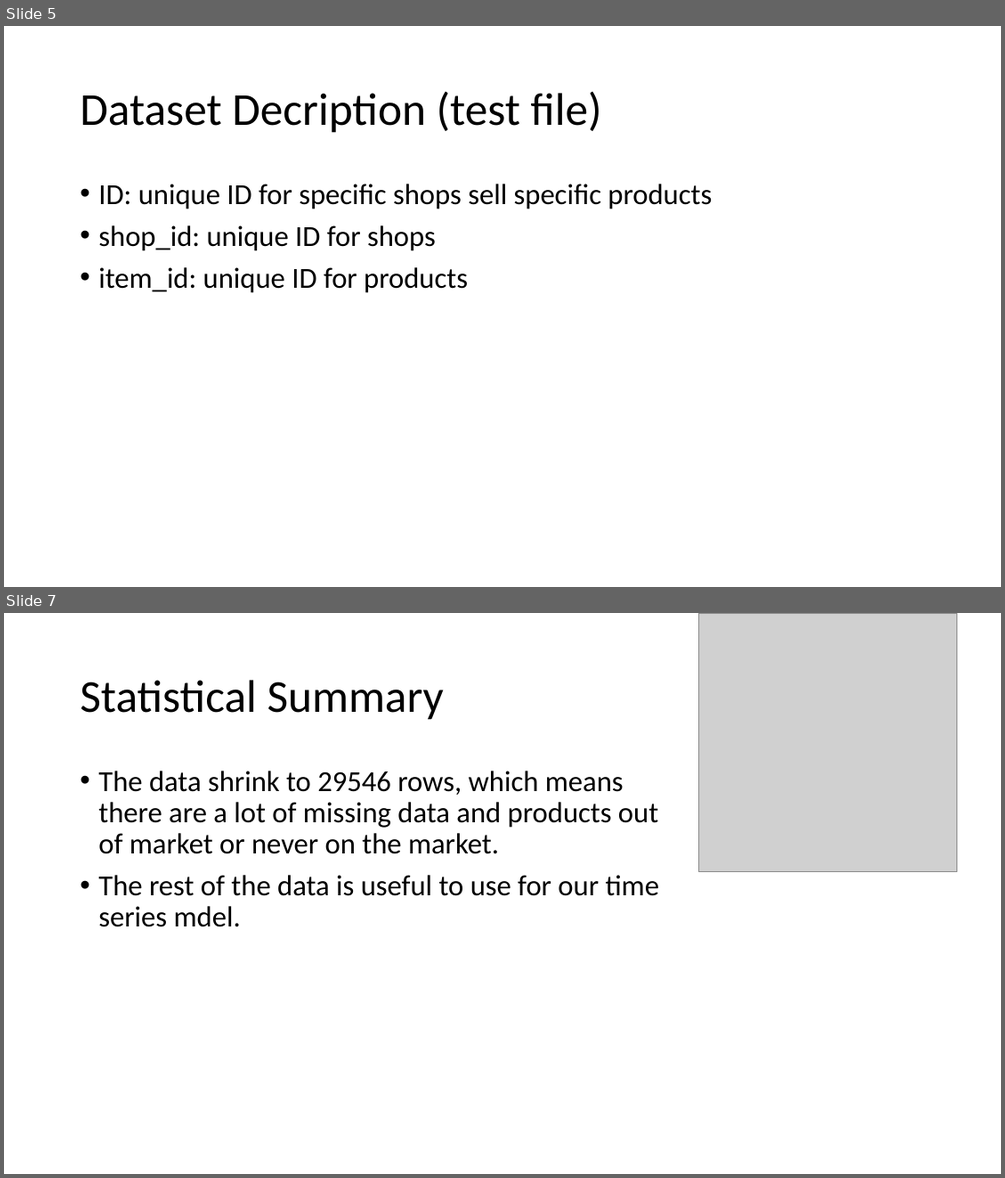
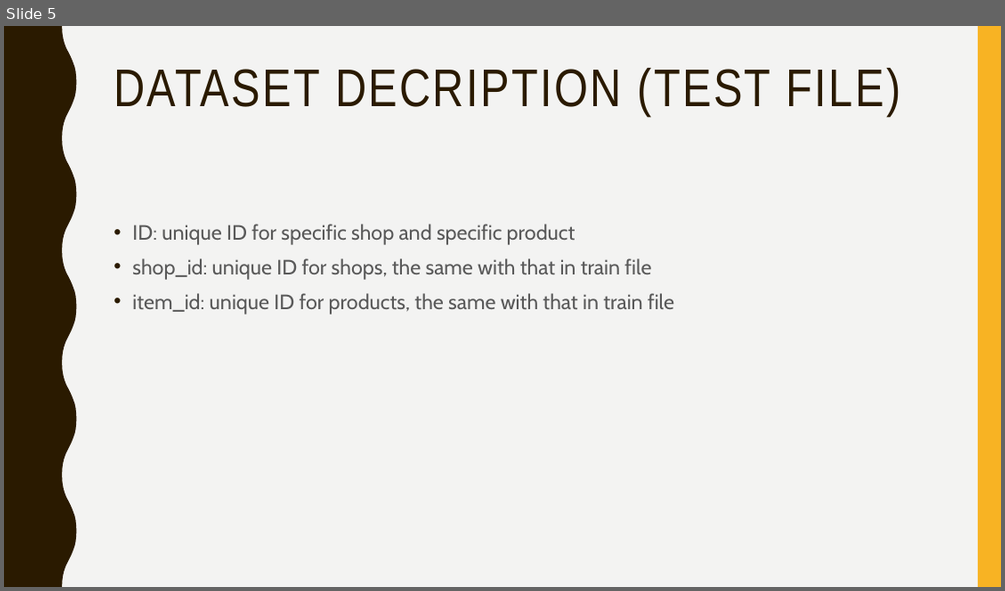
Before and after one commit to zex0023/Sale_Prediction, a slide deck: final_presentation.pptx. Shown one above the other, each under a label of ours: slides 5 and 7 before the commit, slide 5 after it; the slides between them are not shown. The pictures are 1005x1178 and 1005x591 pixels, drawn with LibreOffice and Linux fonts; fonts in the diff are those of the drawing; grey boxes stand for pictures. Boxes give left, top, right and bottom in pixels: in the first picture for what was removed or moved away, otherwise in the second. Text is boxed around its words. In the diff, an @@ line names an element or a change of style, - is before the commit and + after.

```diff
--- a/final_presentation.pptx
+++ b/final_presentation.pptx
@@ slide 7 removed at (x1=4, y1=613, x2=1001, y2=1174), background #FFFFFF @@
@@ picture removed at (x1=699, y1=613, x2=957, y2=872) @@
@@ title removed at (x1=80, y1=680, x2=444, y2=720) @@
-Statistical Summary
@@ text removed at (x1=98, y1=771, x2=659, y2=927) @@
-• The data shrink to 29546 rows, which means there are a lot of missing data and products out of market or never on the market.
-• The rest of the data is useful to use for our time series mdel.
@@ slide 5 changed as well @@
@@ background #FFFFFF to #F3F3F2 @@
@@ freeform shape added at (x1=4, y1=26, x2=77, y2=587), fill #2A1A00 @@
@@ rectangle added at (x1=978, y1=26, x2=1001, y2=587), fill #F8B323 @@
@@ title "DATASET DECRIPTION (TEST FILE)" at (x1=113, y1=68, x2=900, y2=116): vertical alignment middle to top @@
@@ title at (x1=113, y1=68, x2=900, y2=116): text changed; size 44 to 51 pt; font Calibri to Arial Narrow; text colour #000000 to #2A1A00 @@
-Dataset Decription (test file)
+DATASET DECRIPTION (TEST FILE)
@@ text at (x1=132, y1=224, x2=674, y2=314): text changed; size 28 to 20 pt; font Calibri to Cabin; text colour #000000 to #595959 @@
-• ID: unique ID for specific shops sell specific products
-• shop_id: unique ID for shops
-• item_id: unique ID for products
+• ID: unique ID for specific shop and specific product
+• shop_id: unique ID for shops, the same with that in train file
+• item_id: unique ID for products, the same with that in train file
```
Also in this commit, not shown: 5 other slides changed, 9 slides added, 4 other slides removed, 3 other files.
